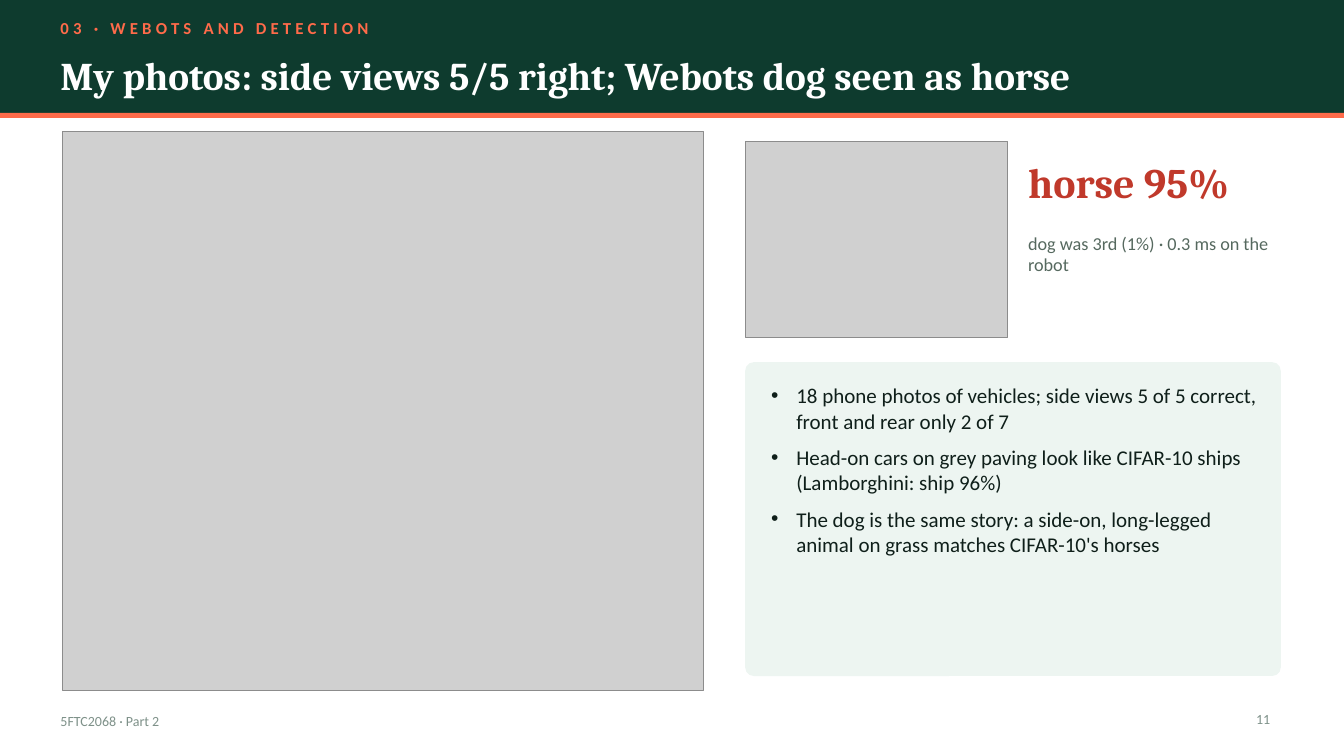
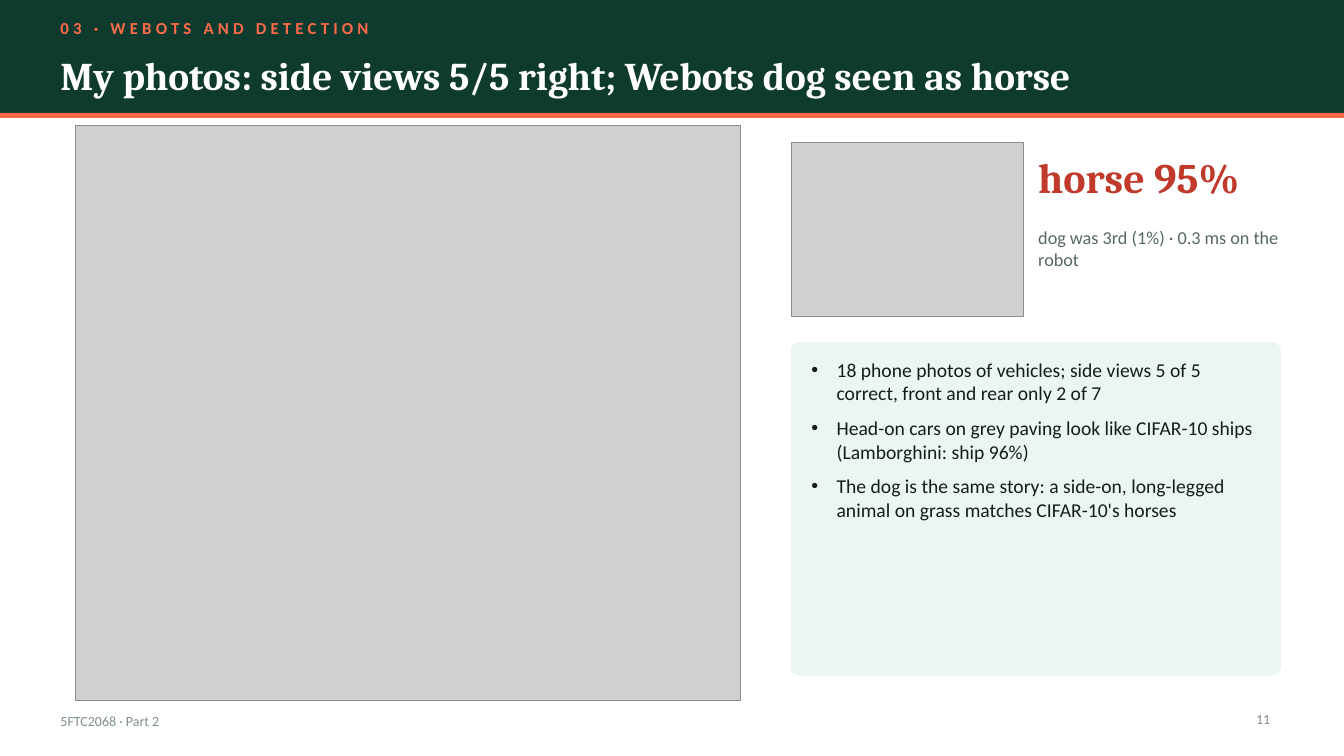
Before and after one commit to kris072008/webots-cnn-colour-detection, a slide deck: slide 11 of report/Krishna_Mahajan_106wucww_Part2_Presentation.pptx. Drawn at 1344x756 pixels with LibreOffice and Linux fonts; fonts in the diff are those of the drawing; grey boxes stand for pictures. Boxes give left, top, right and bottom in pixels: in the first picture for what was removed or moved away, otherwise in the second. Text is boxed around its words. In the diff, an @@ line names an element or a change of style, - is before the commit and + after.

Commit message:
Slides: larger images (trimmed margins, bigger layouts on slides 11-15)

```diff
--- a/report/Krishna_Mahajan_106wucww_Part2_Presentation.pptx
+++ b/report/Krishna_Mahajan_106wucww_Part2_Presentation.pptx
@@ picture: place and size @@
-picture at box(63, 131, 704, 691)
+picture at box(76, 126, 740, 701)
@@ picture: place and size @@
-picture at box(746, 141, 1008, 338)
+picture at box(791, 142, 1023, 317)
@@ text "horse 95%": place and size @@
-text "horse 95%" at box(1028, 168, 1229, 199)
+text "horse 95%" at box(1038, 163, 1239, 194)
@@ text "dog was 3rd (1%) · ...": place and size @@
-text "dog was 3rd (1%) · ..." at box(1028, 237, 1268, 271)
+text "dog was 3rd (1%) · ..." at box(1038, 231, 1279, 266)
@@ rounded rectangle: place and size @@
-rounded rectangle at box(746, 363, 1280, 676)
+rounded rectangle at box(791, 343, 1280, 676)
@@ rounded rectangle at box(791, 343, 1280, 676): proportions changed @@
@@ text "18 phone photos of vehicles; ...": place and size @@
-text "18 phone photos of vehicles; ..." at box(796, 388, 1256, 556)
+text "18 phone photos of vehicles; ..." at box(837, 363, 1252, 521)
@@ text "18 phone photos of vehicles; ..." at box(837, 363, 1252, 521): size 15 to 14 pt @@
```
Also in this commit, not shown: 11 other slides changed, 1 other file.
